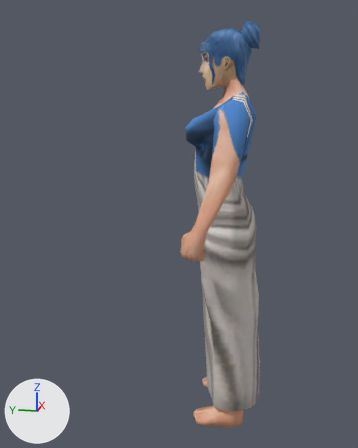
The glTF model assets/models/units/rome_female_citizen.glb: old version first, new version second.
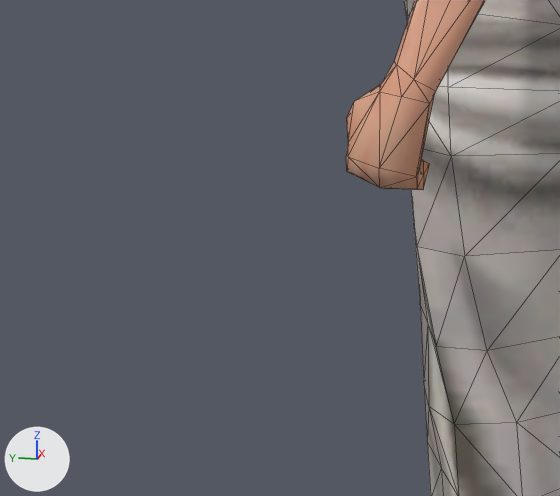
Each version is shown whole from a camera (50 mm lens) standing at (-2.079, -0.207, 1.372) and looking at (-0.008, 0.207, 0.854), then close up on the part from 22% to 68% of the width and 46% to 79% of the height. The lights are fixed; the arrows at lower left show +X, +Y and +Z. The last two pictures show the newer version. The close-ups show mesh edges as thin lines. Where no turn or scale is listed for an object, it has been applied to the vertices.

Objects in the first close-up: 'rome_female_citizen_part0'.
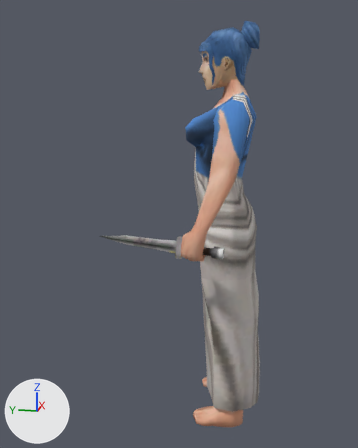
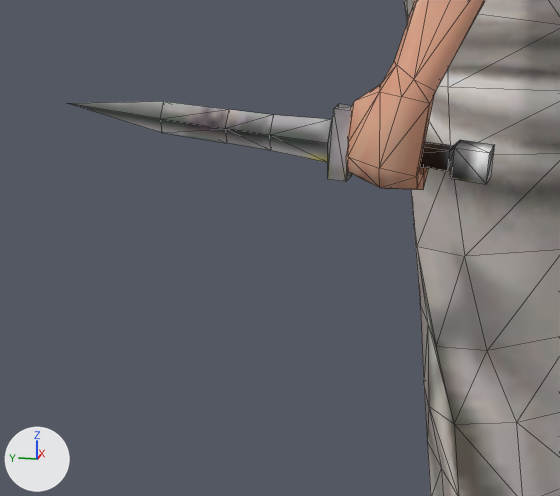
The newer file is also turned or shifted as a whole; pictures and numbers use the older file's frame.

Changed parts and their boxes [x1, y1, x2, y2] in the close-ups (560 x 496 px):
'rome_female_citizen_part2', added
    after: [68, 101, 495, 184]

The change in detail:
Picture 'tex2' (img_tex2) is new.
Material 'mat2' (mat_mat2) is new.
Its texture is img_tex2.
Its roughness is 0.9.
Mesh me_rome_female_citizen_part2 is new.
It has 41 vertices, 78 faces and spans x -0.348..-0.303, y -0.038..0.456, z 0.8..0.883.
It uses material mat_mat2 (picture img_tex2).
Object 'rome_female_citizen_part2' (ob_rome_female_citizen_part2) is new; it shows me_rome_female_citizen_part2.
Its location is (0.0, 0.012, 0.0).
